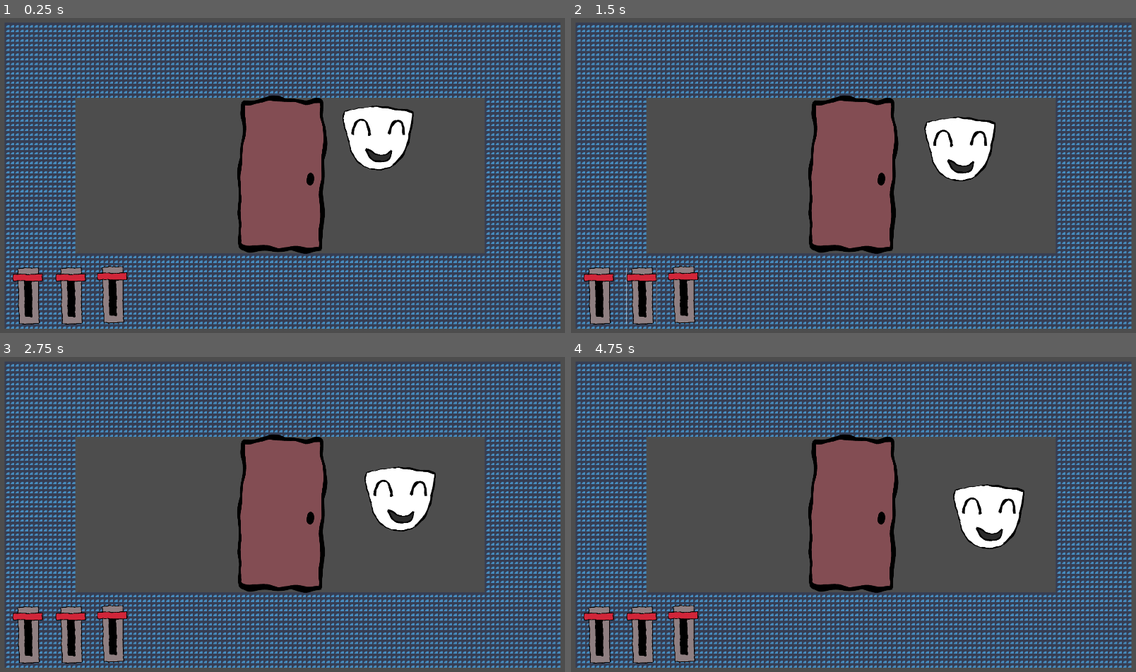
Above: before the commit, frames 1-4 (two rows, left to right).
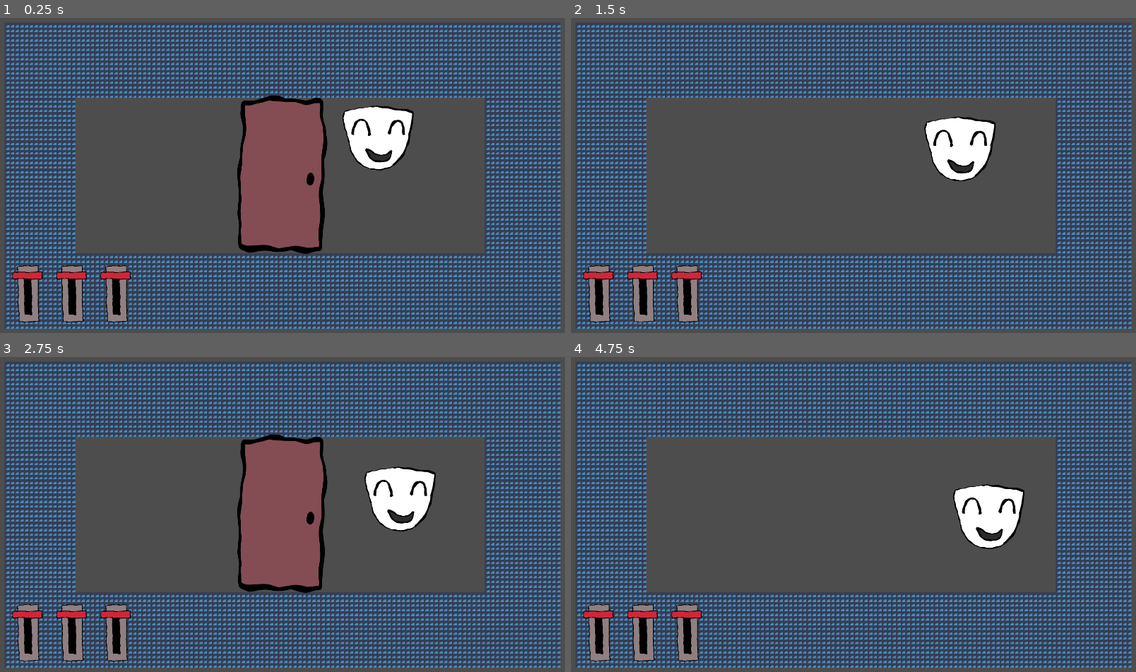
Above: after the commit, the same moments.

Repository: razzius/Masks2026
Game: Godot game, scene res://scenes/Stages/Stage1.tscn
Same seed, same stepped clock (60 frames per second), same inputs: the game is played once before the commit and once after it. This scene is started directly instead of the project's main scene. The engine's default icon, where the game draws it, is replaced by a stand-in: a white triangle on a blue panel in a dark square.
Inputs (mouse positions are in pixels of both pictures, inside the frame that each line leads up to):
- Up to frame 1 (0.25 s): no input
- Up to frame 2 (1.5 s): click (599, 295) at 0.52 s; tap Enter (ui_accept) at 1.25 s; hold Right (Right) from 1.28 s (still down)
- Up to frame 3 (2.75 s): tap Enter (ui_accept) at 1.52, 2.27 s; release Right (Right) at 2.03 s; hold Left (ui_left) from 2.03 s (still down)
- Up to frame 4 (4.75 s): release Left (ui_left) at 2.78 s; hold Right (Right) 2.78-4.28 s; tap Enter (ui_accept) at 3.77, 4.52 s; hold Left (ui_left) from 4.28 s (still down)

The runs differ from the first frame. In frame 1, 1.1% of the frame differs, in the area x 2-24%, y 78-98%; in frame 2, 8.5%, in the area x 2-58%, y 24-98%; in frame 3, 1.1%; in frame 4, 8.4%.

Commit message:
Added gate-lever functionality

Diff:
--- a/scenes/Stages/Stage1.tscn
+++ b/scenes/Stages/Stage1.tscn
@@ -90,6 +90,18 @@
 
 [node name="UI" parent="." unique_id=1760316433 instance=ExtResource("4_bl4ac")]
 
+[node name="Lever" parent="UI" index="0" unique_id=901851183]
+position = Vector2(100, 930)
+
+[node name="Button" parent="UI/Lever" index="0" unique_id=1926699541 node_paths=PackedStringArray("gates")]
+gates = [NodePath("../../../Gate")]
+
+[node name="Lever2" parent="UI" index="1" unique_id=2042641525]
+position = Vector2(250, 930)
+
+[node name="Lever3" parent="UI" index="2" unique_id=888916594]
+position = Vector2(400, 930)
+
 [editable path="UI"]
 [editable path="UI/Lever"]
 [editable path="UI/Lever2"]
--- a/scripts/Gate.gd
+++ b/scripts/Gate.gd
@@ -1,4 +1,5 @@
 extends Node
+class_name Gate
 
 @export var opened : bool
 var sprite : Sprite2D
--- a/scripts/Lever.gd
+++ b/scripts/Lever.gd
@@ -1,6 +1,6 @@
 extends Button
 
-@export var gates = []
+@export var gates : Array[Gate] = []
 var moving : bool
 
 func _ready() -> void:
